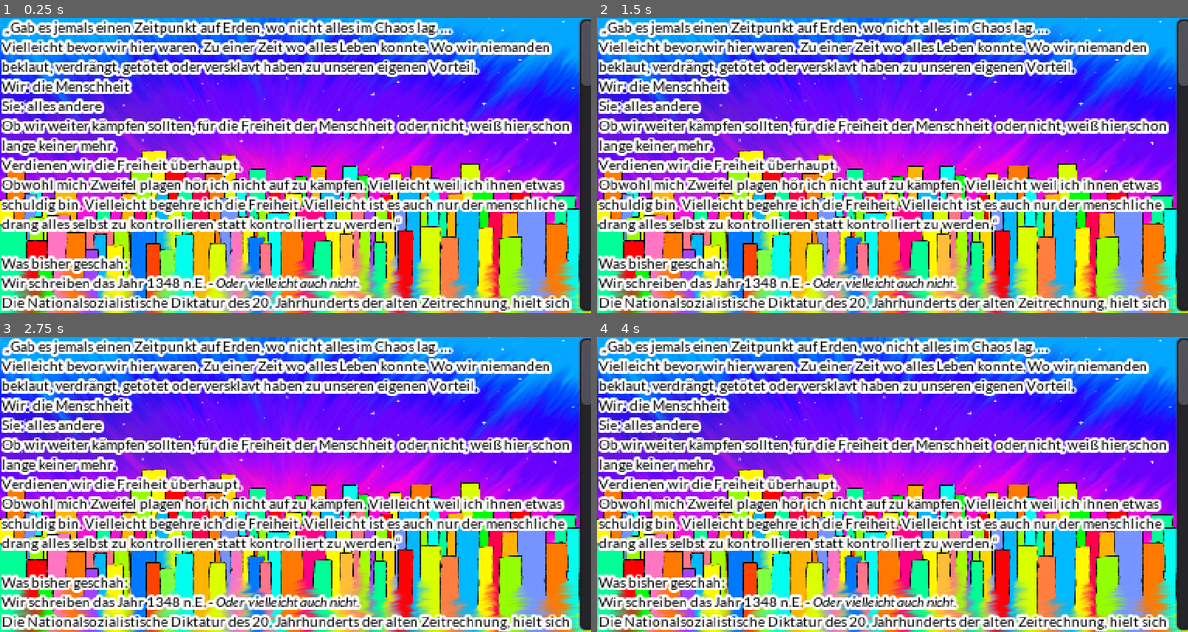
Above: before the commit, frames 1-4 (two rows, left to right).
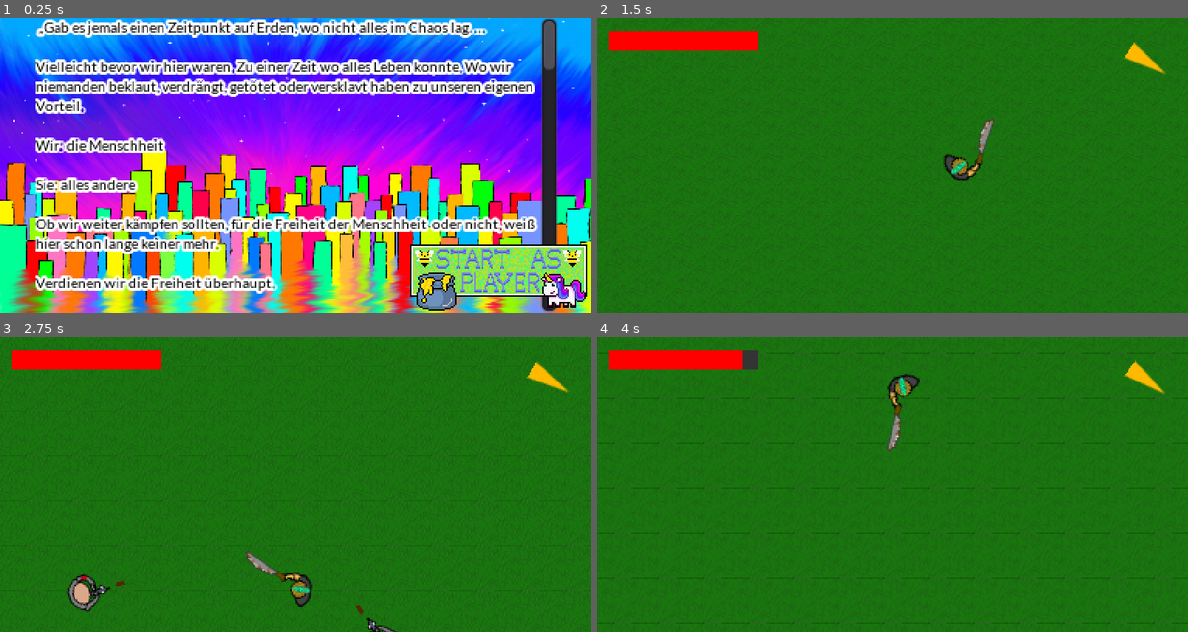
Above: after the commit, the same moments.

Repository: Phantonia/gamejam-2022
Game: Godot game, scene res://Story_einleitung.tscn
Two runs of this game, one before a commit and one after it. Both use one fixed random seed, a clock stepped at 60 frames per second and the inputs below. This scene is started directly instead of the project's main scene.
Inputs (mouse positions are in pixels of both pictures, inside the frame that each line leads up to):
- Up to frame 1 (0.25 s): no input
- Up to frame 2 (1.5 s): click (1093, 277) at 0.52 s; tap Enter at 1.25 s; move the mouse to (1022, 150) at 1.27 s; hold D from 1.28 s (still down); click (1022, 150) at 1.42 s
- Up to frame 3 (2.75 s): move the mouse to (177, 499) at 2.02 s; release D at 2.03 s; hold S from 2.03 s (still down); click (177, 499) at 2.17 s
- Up to frame 4 (4 s): move the mouse to (951, 419) at 2.77 s; release S at 2.78 s; hold D 2.78-3.53 s; click (951, 419) at 2.92 s; move the mouse to (862, 543) at 3.52 s; hold W from 3.53 s (still down); click (862, 543) at 3.67 s

The runs differ from the first frame. In frame 1, 52% of the frame differs, in the area x 0-100%, y 0-100%; in frame 2, 100%; in frame 3, 100%; in frame 4, 100%.

Commit message:
startbutten iontegriert

Diff:
--- a/Story_einleitung.tscn
+++ b/Story_einleitung.tscn
@@ -1,8 +1,10 @@
-[gd_scene load_steps=6 format=2]
+[gd_scene load_steps=8 format=2]
 
 [ext_resource path="res://assets/font/Lato-Italic.ttf" type="DynamicFontData" id=1]
 [ext_resource path="res://assets/font/Lato-Regular.ttf" type="DynamicFontData" id=2]
 [ext_resource path="res://assets/Hintergrund.png" type="Texture" id=3]
+[ext_resource path="res://startbutton.gd" type="Script" id=4]
+[ext_resource path="res://assets/objekte/startbutton.premiumpng.png" type="Texture" id=5]
 
 [sub_resource type="DynamicFont" id=1]
 size = 10
@@ -25,40 +27,64 @@
 texture = ExtResource( 3 )
 
 [node name="RichTextLabel" type="RichTextLabel" parent="."]
-margin_left = 1.0
-margin_right = 423.0
+margin_left = 25.0
+margin_right = 396.0
 margin_bottom = 209.0
+mouse_filter = 1
 custom_colors/default_color = Color( 0, 0, 0, 1 )
 custom_colors/font_color_selected = Color( 0.909804, 0.886275, 0.886275, 1 )
 custom_fonts/italics_font = SubResource( 1 )
 custom_fonts/normal_font = SubResource( 2 )
 bbcode_enabled = true
 bbcode_text = " „Gab es jemals einen Zeitpunkt auf Erden, wo nicht alles im Chaos lag. …
+
 Vielleicht bevor wir hier waren. Zu einer Zeit wo alles Leben konnte. Wo wir niemanden beklaut, verdrängt, getötet oder versklavt haben zu unseren eigenen Vorteil.
+
 Wir: die Menschheit
+
 Sie: alles andere
+
 Ob wir weiter kämpfen sollten, für die Freiheit der Menschheit  oder nicht, weiß hier schon lange keiner mehr.
+
 Verdienen wir die Freiheit überhaupt.
+
 Obwohl mich Zweifel plagen hör ich nicht auf zu kämpfen. Vielleicht weil ich ihnen etwas schuldig bin. Vielleicht begehre ich die Freiheit. Vielleicht ist es auch nur der menschliche drang alles selbst zu kontrollieren statt kontrolliert zu werden.“
 
 Was bisher geschah:
+
 Wir schreiben das Jahr 1348 n.E. - [i]Oder vielleicht auch nicht[/i].
+
 Die Nationalsozialistische Diktatur des 20. Jahrhunderts der alten Zeitrechnung, hielt sich lange im Untergrund verstec …(230 unchanged characters)…
+
 [i]Die meisten hätten wahrscheinlich erwartet, dass mit der zunehmenden Verbreitung von Frieden und Akzeptanz auf der ganzen Welt, wir endlich einen Zustand erreicht hätten in der Jeder sich so frei entfalten kann wie er will, ohne andere zu verletzen.
+
 Leider war es in Wirklichkeit ganz anders.[/i]
+
 Die Unterdrücker auf der ganzen Welt schlossen sich unter dem Nationalsozialismus zusammen und beschlossen sich stückch …(237 unchanged characters)…
 
+
 Vor der „Erlösung“ der gesamten Welt durch das Regime der Nachfahren, lebten die Anhänger genau so frei ihr Leben wie a …(207 unchanged characters)…
+
 Nach geraumer Zeit erging es jedem so.
+
 Wer sich nicht an die Regeln der Nachfahren hielt wurde inhaftiert und zur Arbeit gezwungen.  Im Gegensatz zur Diktatur …(250 unchanged characters)…
+
 870 Jahre nach der Erlösung haben die obersten Wissenschaftler der Nachfahren ihr Projekt „Dream Record“ erfolgreich be …(282 unchanged characters)…
+
 Ein Gegner der Diktatur kam an diese Informationen. Heute unter dem Namen Tori bekannt, verbreitete er diese Informationen heimlich. Schnell war „Dream Record“ auf der ganzen Welt bekannt. Den treuen Anhänger der Nachfahren störte es nicht, sie begrüßten die neue Technologie.
+
 Innerhalb kurzer Zeit bildete sich ein Widersand unter Tori. Diesmal waren es die Vertreter von Freiheit und Akzeptanz die sie im Untergrund versteckten und versammelten.
+
 Unabhängig davon, dass es schon längst eine Rebellen Bewegung gegen sie gab, wollten die Nachfahren, dass „Dream Record“ weiter entwickelt wird. Sie wollten mit ihrer Maschine die Träume beeinflussen können, um gezielter Informationen über eventuelle Regimegegner oder Rebellen zu erlangen.
+
 Länger – [i] für uns viel zu früh [/i] – als erwartet hat es gedauert bis „Dream Control“ fertig gestellt wurde. 1341 w …(354 unchanged characters)…
+
 PFU nutze das Programm ausschließlich dafür heraus zu finden wie man sich daraus befreit. Die einzige Möglichkeit besta …(187 unchanged characters)…
+
 Die Mitglieder von PFU verbrachten viel Zeit damit Informationen über die Traumwelten zu sammeln, um heraus zu finden wie man sie von der Realität unterscheiden kann.
+
 Währenddessen setzten die Nachfahren „Dream Control“ zunehmend häufiger ein. Zu Beginn fehlten ihnen die Ressourcen für …(248 unchanged characters)…
+
 Die PFU-Mitglieder haben sich auf unterschiedliche Dinge für „Dream Control“ spezialisiert. Am wichtigsten sind die PLAYER. Sie sind die besten, wenn es darum geht aus „Dream Control“ rauszukommen.
 
 
@@ -66,34 +92,65 @@
 Du bist ein PLAYER.
 "
 text = " „Gab es jemals einen Zeitpunkt auf Erden, wo nicht alles im Chaos lag. …
+
 Vielleicht bevor wir hier waren. Zu einer Zeit wo alles Leben konnte. Wo wir niemanden beklaut, verdrängt, getötet oder versklavt haben zu unseren eigenen Vorteil.
+
 Wir: die Menschheit
+
 Sie: alles andere
+
 Ob wir weiter kämpfen sollten, für die Freiheit der Menschheit  oder nicht, weiß hier schon lange keiner mehr.
+
 Verdienen wir die Freiheit überhaupt.
+
 Obwohl mich Zweifel plagen hör ich nicht auf zu kämpfen. Vielleicht weil ich ihnen etwas schuldig bin. Vielleicht begehre ich die Freiheit. Vielleicht ist es auch nur der menschliche drang alles selbst zu kontrollieren statt kontrolliert zu werden.“
 
 Was bisher geschah:
+
 Wir schreiben das Jahr 1348 n.E. - Oder vielleicht auch nicht.
+
 Die Nationalsozialistische Diktatur des 20. Jahrhunderts der alten Zeitrechnung, hielt sich lange im Untergrund verstec …(216 unchanged characters)…
+
 Die meisten hätten wahrscheinlich erwartet, dass mit der zunehmenden Verbreitung von Frieden und Akzeptanz auf der ganzen Welt, wir endlich einen Zustand erreicht hätten in der Jeder sich so frei entfalten kann wie er will, ohne andere zu verletzen.
+
 Leider war es in Wirklichkeit ganz anders.
+
 Die Unterdrücker auf der ganzen Welt schlossen sich unter dem Nationalsozialismus zusammen und beschlossen sich stückch …(237 unchanged characters)…
 
+
 Vor der „Erlösung“ der gesamten Welt durch das Regime der Nachfahren, lebten die Anhänger genau so frei ihr Leben wie a …(207 unchanged characters)…
+
 Nach geraumer Zeit erging es jedem so.
+
 Wer sich nicht an die Regeln der Nachfahren hielt wurde inhaftiert und zur Arbeit gezwungen.  Im Gegensatz zur Diktatur …(243 unchanged characters)…
+
 870 Jahre nach der Erlösung haben die obersten Wissenschaftler der Nachfahren ihr Projekt „Dream Record“ erfolgreich be …(282 unchanged characters)…
+
 Ein Gegner der Diktatur kam an diese Informationen. Heute unter dem Namen Tori bekannt, verbreitete er diese Informationen heimlich. Schnell war „Dream Record“ auf der ganzen Welt bekannt. Den treuen Anhänger der Nachfahren störte es nicht, sie begrüßten die neue Technologie.
+
 Innerhalb kurzer Zeit bildete sich ein Widersand unter Tori. Diesmal waren es die Vertreter von Freiheit und Akzeptanz die sie im Untergrund versteckten und versammelten.
+
 Unabhängig davon, dass es schon längst eine Rebellen Bewegung gegen sie gab, wollten die Nachfahren, dass „Dream Record“ weiter entwickelt wird. Sie wollten mit ihrer Maschine die Träume beeinflussen können, um gezielter Informationen über eventuelle Regimegegner oder Rebellen zu erlangen.
+
 Länger –  für uns viel zu früh  – als erwartet hat es gedauert bis „Dream Control“ fertig gestellt wurde. 1341 war es e …(340 unchanged characters)…
+
 PFU nutze das Programm ausschließlich dafür heraus zu finden wie man sich daraus befreit. Die einzige Möglichkeit besta …(187 unchanged characters)…
+
 Die Mitglieder von PFU verbrachten viel Zeit damit Informationen über die Traumwelten zu sammeln, um heraus zu finden wie man sie von der Realität unterscheiden kann.
+
 Währenddessen setzten die Nachfahren „Dream Control“ zunehmend häufiger ein. Zu Beginn fehlten ihnen die Ressourcen für …(241 unchanged characters)…
+
 Die PFU-Mitglieder haben sich auf unterschiedliche Dinge für „Dream Control“ spezialisiert. Am wichtigsten sind die PLAYER. Sie sind die besten, wenn es darum geht aus „Dream Control“ rauszukommen.
 
 
 
 Du bist ein PLAYER.
 "
+
+[node name="TextureButton" type="TextureButton" parent="."]
+margin_left = 290.0
+margin_top = 160.0
+margin_right = 418.0
+margin_bottom = 208.0
+texture_normal = ExtResource( 5 )
+script = ExtResource( 4 )
--- /dev/null
+++ b/startbutton.gd
@@ -0,0 +1,64 @@
+extends TextureButton
+
+func _pressed():
+	print("k")
+	get_tree().change_scene("res://game.tscn")
+
+#var mouse = get_global_mouse_position()
+#var rect = Rect2($CollisionShape2D.position , $CollisionShape2D.shape.extents * 2)
+
+#func _input(event):
+#	if event is InputEventMouseButton and event.pressed and $CollisionShape2D.shape is RectangleShape2D:
+#		var rect = Rect2($CollisionShape2D.position , $CollisionShape2D.shape.extents * 2)
+#		print(event.position)
+#		print(rect)
+#
+#		if event is NOTIFICATION_WM_MOUSE_ENTER:
+#		#if rect.has_point(event.position):
+#			get_tree().change_scene("res://game.tscn")
+
+#func _input(event):
+#	if mouse is rect:
+#		if event is InputEventMouseButton and event.pressed:
+#			print("moin")
+#			get_tree().change_scene("res://game.tscn")
+#		var rect = Rect2($CollisionShape2D.position , $CollisionShape2D.shape.extents * 2)
+#		print(event.position)
+#		print(rect)
+#
+#		#if event is NOTIFICATION_WM_MOUSE_ENTER:
+#		if rect.has_point(event.position):
+#			get_tree().change_scene("res://game.tscn")
+
+
+
+
+
+
+
+
+
+
+
+
+
+
+
+
+
+
+
+
+# Declare member variables here. Examples:
+# var a = 2
+# var b = "text"
+
+
+# Called when the node enters the scene tree for the first time.
+#func _ready():
+#	pass # Replace with function body.
+
+
+# Called every frame. 'delta' is the elapsed time since the previous frame.
+#func _process(delta):
+#	pass
Binary file added: assets/objekte/startbutton.png
Binary file added: assets/objekte/startbutton.premiumpng.png
Renamed: assets/objekte/startbutton-0_2.png -> assets/objekte/startbuttonschreibfehler-0_2.png
